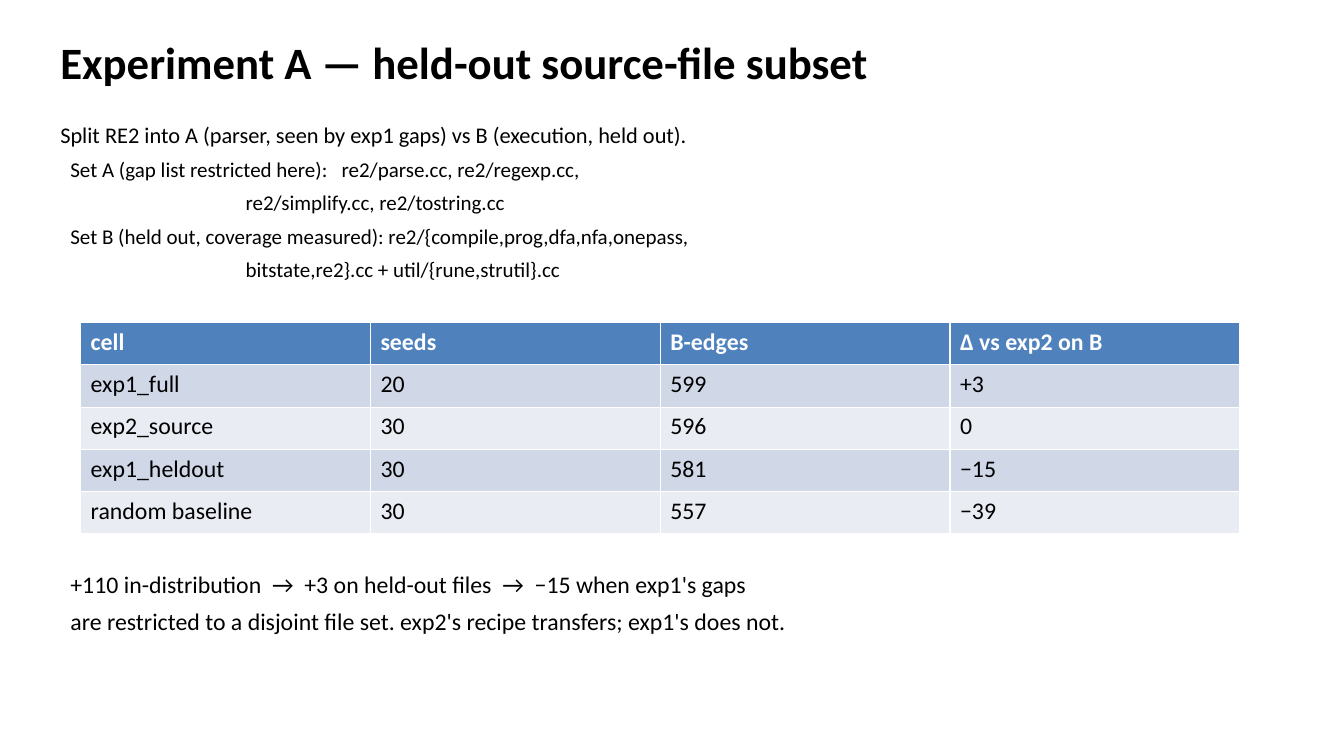
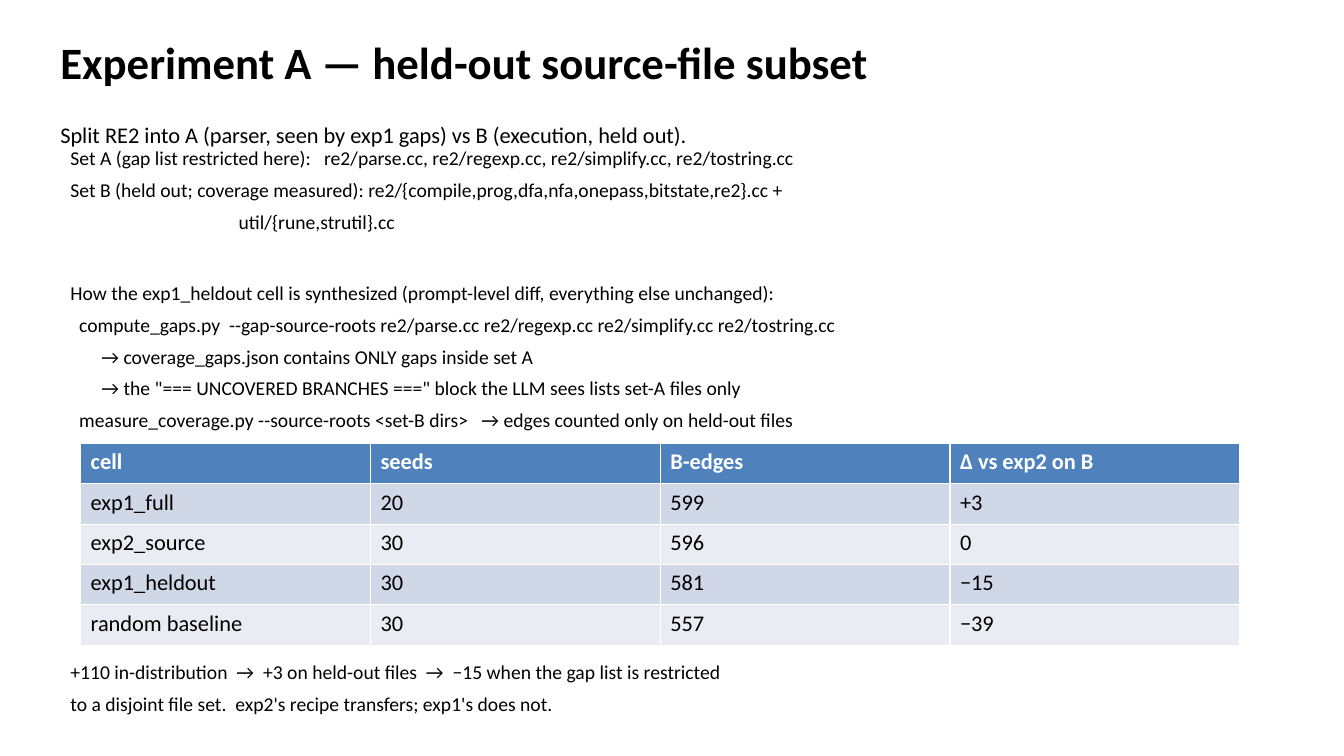
Before and after one commit to shreyasganesh0/llm-fuzzing, a slide deck: slide 19 of docs/slides/llm_fuzzing_review.pptx (slide 15 before the commit). Drawn at 1344x756 pixels with LibreOffice and Linux fonts; fonts in the diff are those of the drawing. Boxes give left, top, right and bottom in pixels: in the first picture for what was removed or moved away, otherwise in the second. Text is boxed around its words. In the diff, an @@ line names an element or a change of style, - is before the commit and + after.

Commit message:
Add ablation results docs, review decks, and credit-check utilities
- docs/WEEKLY_REVIEW_PROMPT.md: full review prompt with RE2 v2 and harfbuzz
  llama results; M1/M2 tables; head-to-head format-dependence comparison
- docs/LLAMA_ABLATION_RESULTS.md: standalone results doc for Claude web
  presentation creation (llama-only, 150-seed normalised runs)
- docs/EXPERIMENT_HANDOFF.md, HANDOFF_PACK.md: handoff docs for resuming
  Claude harfbuzz cells when API credits are restored
- docs/ABLATION_V3_SLIDE_SUMMARY.md, INTEGRITY_AND_NEXT_STEPS.md: earlier
  analysis docs
- core/build_pptx.py: add slides for data flow, prompt examples, and seed
  format walkthrough
- docs/slides/: updated and new PPTX review decks
- scripts/check_claude_credits.{py,sh}: utilities to poll Anthropic API
  credit availability before launching synthesis runs

```diff
--- a/docs/slides/llm_fuzzing_review.pptx
+++ b/docs/slides/llm_fuzzing_review.pptx
@@ text at box(70, 151, 835, 431): text changed; size 15 to 14 pt @@
-Set A (gap list restricted here): re2/parse.cc, re2/regexp.cc,
-re2/simplify.cc, re2/tostring.cc
-Set B (held out, coverage measured): re2/{compile,prog,dfa,nfa,onepass,
-bitstate,re2}.cc + util/{rune,strutil}.cc
+Set A (gap list restricted here): re2/parse.cc, re2/regexp.cc, re2/simplify.cc, re2/tostring.cc
+Set B (held out; coverage measured): re2/{compile,prog,dfa,nfa,onepass,bitstate,re2}.cc +
+util/{rune,strutil}.cc
+How the exp1_heldout cell is synthesized (prompt-level diff, everything else unchanged):
+compute_gaps.py --gap-source-roots re2/parse.cc re2/regexp.cc re2/simplify.cc re2/tostring.cc
+→ coverage_gaps.json contains ONLY gaps inside set A
+→ the "=== UNCOVERED BRANCHES ===" block the LLM sees lists set-A files only
+measure_coverage.py --source-roots <set-B dirs> → edges counted only on held-out files
@@ table at box(81, 444, 1242, 645) @@
@@ size 17 to 16 pt @@
@@ table: place and size @@
-table at box(81, 323, 1242, 534)
+table at box(81, 444, 1242, 645)
@@ text at box(70, 665, 720, 715): text changed; size 17 to 14 pt @@
-+110 in-distribution → +3 on held-out files → −15 when exp1's gaps
-are restricted to a disjoint file set. exp2's recipe transfers; exp1's does not.
++110 in-distribution → +3 on held-out files → −15 when the gap list is restricted
+to a disjoint file set. exp2's recipe transfers; exp1's does not.
```
Also in this commit, not shown: 1 other slide changed, 5 slides added, 11 other files.
